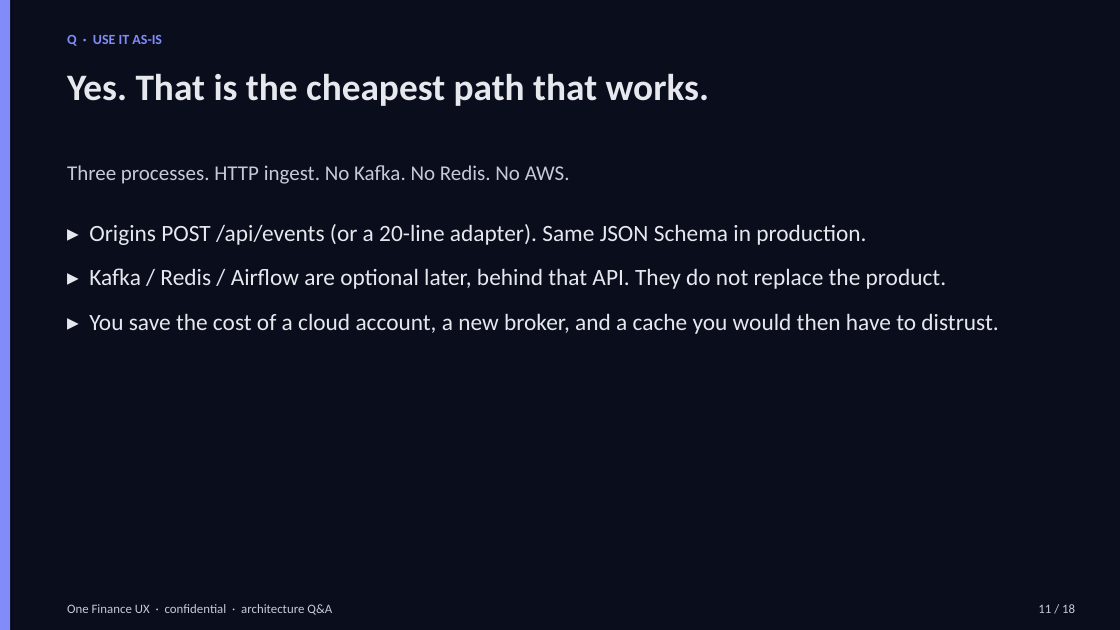
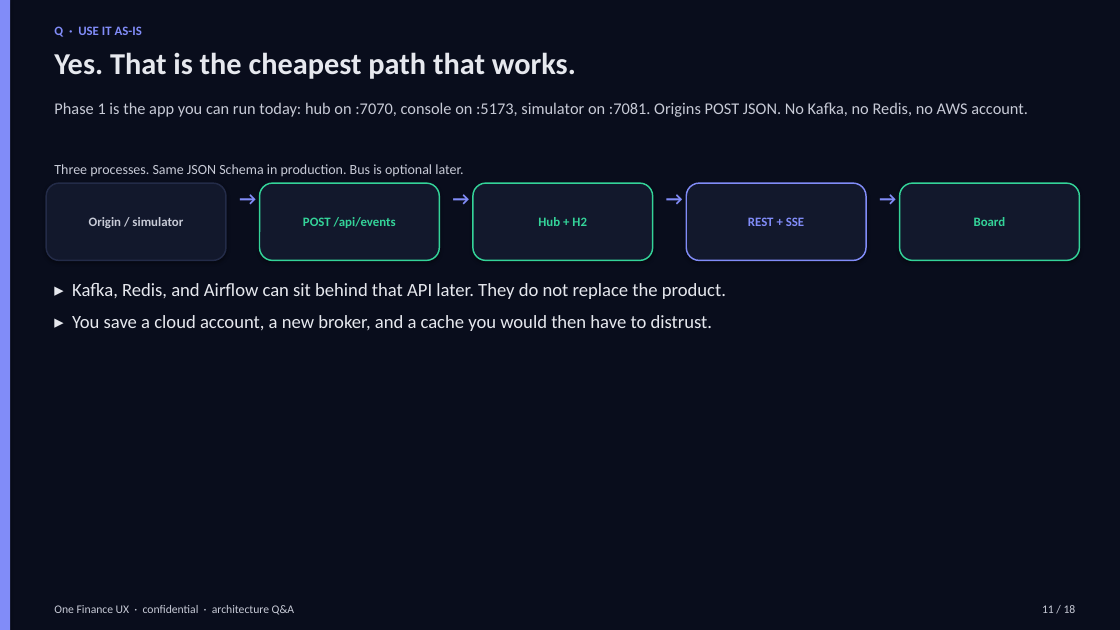
Before and after one commit to praveen2025work/onefinuxdemo, a slide deck: slide 11 of docs/design/arch-qa-deck.pptx. Drawn at 1120x630 pixels with LibreOffice and Linux fonts; fonts in the diff are those of the drawing. Boxes give left, top, right and bottom in pixels: in the first picture for what was removed or moved away, otherwise in the second. Text is boxed around its words. In the diff, an @@ line names an element or a change of style, - is before the commit and + after.

```diff
--- a/docs/design/arch-qa-deck.pptx
+++ b/docs/design/arch-qa-deck.pptx
@@ text "Q · USE IT AS-IS": place and size @@
-text "Q · USE IT AS-IS" at <box>67,35,162,46</box>
+text "Q · USE IT AS-IS" at <box>54,26,142,37</box>
@@ text "Q · USE IT AS-IS" at <box>54,26,142,37</box>: size 12 to 11 pt @@
@@ text "Yes. That is the cheapest ...": place and size @@
-text "Yes. That is the cheapest ..." at <box>67,73,709,106</box>
+text "Yes. That is the cheapest ..." at <box>54,52,576,79</box>
@@ text "Yes. That is the cheapest ..." at <box>54,52,576,79</box>: size 32 to 26 pt @@
@@ text at <box>54,102,1028,117</box>: text changed; size 18 to 14 pt @@
-Three processes. HTTP ingest. No Kafka. No Redis. No AWS.
+Phase 1 is the app you can run today: hub on :7070, console on :5173, simulator on :7081. Origins POST JSON. No Kafka, no Redis, no AWS account.
@@ text added at <box>54,164,463,176</box>, 12 pt, text #C7CAD6 @@
+Three processes. Same JSON Schema in production. Bus is optional later.
@@ rounded rectangle added at <box>46,183,226,260</box>, fill #12182C, outline #232B48 1.25 pt, 11 pt, text #C7CAD6, bold @@
+Origin / simulator
@@ text added at <box>231,183,255,260</box>, 16 pt, text #818CF8, bold @@
+→
@@ rounded rectangle added at <box>260,183,439,260</box>, fill #12182C, outline #34D399 1.25 pt, 11 pt, text #34D399, bold @@
+POST /api/events
@@ text added at <box>444,183,468,260</box>, 16 pt, text #818CF8, bold @@
+→
@@ rounded rectangle added at <box>473,183,653,260</box>, fill #12182C, outline #34D399 1.25 pt, 11 pt, text #34D399, bold @@
+Hub + H2
@@ text added at <box>658,183,681,260</box>, 16 pt, text #818CF8, bold @@
+→
@@ rounded rectangle added at <box>686,183,866,260</box>, fill #12182C, outline #818CF8 1.25 pt, 11 pt, text #818CF8, bold @@
+REST + SSE
@@ text added at <box>871,183,895,260</box>, 16 pt, text #818CF8, bold @@
+→
@@ rounded rectangle added at <box>900,183,1080,260</box>, fill #12182C, outline #34D399 1.25 pt, 11 pt, text #34D399, bold @@
+Board
@@ text at <box>72,283,726,331</box>: text changed; size 20 to 16 pt @@
-▸ Origins POST /api/events (or a 20-line adapter). Same JSON Schema in production.
-▸ Kafka / Redis / Airflow are optional later, behind that API. They do not replace the product.
-▸ You save the cost of a cloud account, a new broker, and a cache you would then have to distrust.
+▸ Kafka, Redis, and Airflow can sit behind that API later. They do not replace the product.
+▸ You save a cloud account, a new broker, and a cache you would then have to distrust.
@@ text "One Finance UX · confidential ...": place and size @@
-text "One Finance UX · confidential ..." at <box>67,604,332,615</box>
+text "One Finance UX · confidential ..." at <box>54,605,294,615</box>
@@ text "One Finance UX · confidential ..." at <box>54,605,294,615</box>: size 11 to 10 pt @@
@@ text "11 / 18" at <box>1042,605,1076,613</box>: size 11 to 10 pt @@
```
Also in this commit, not shown: 17 other slides changed, 4 other files.
